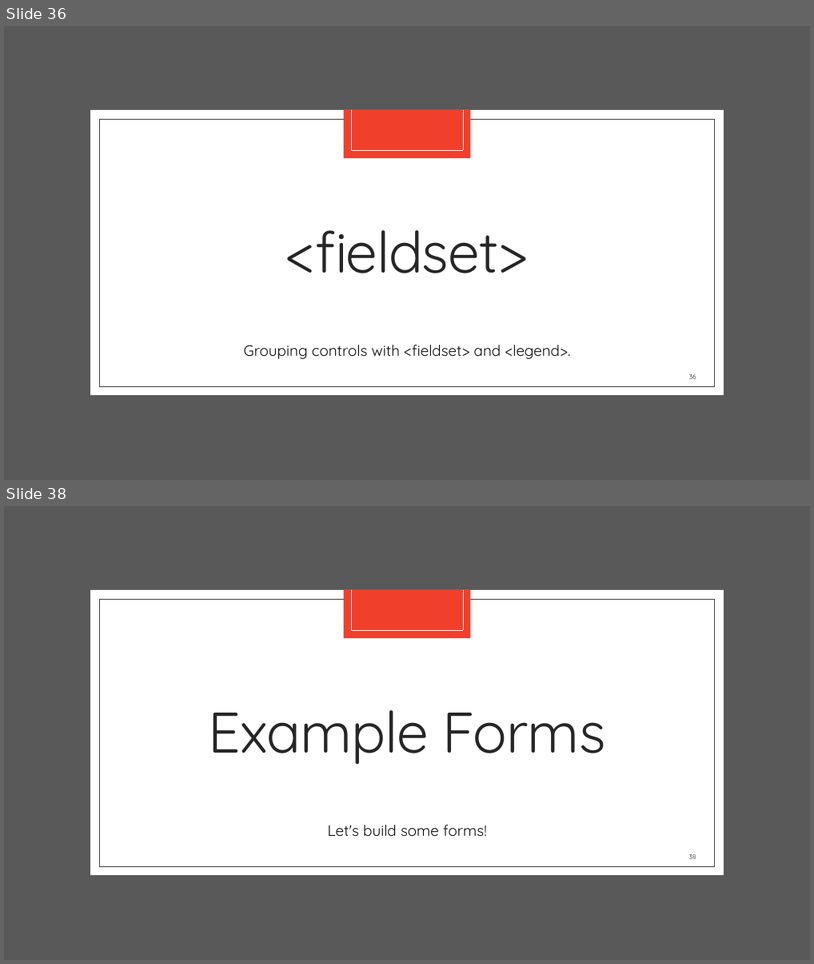
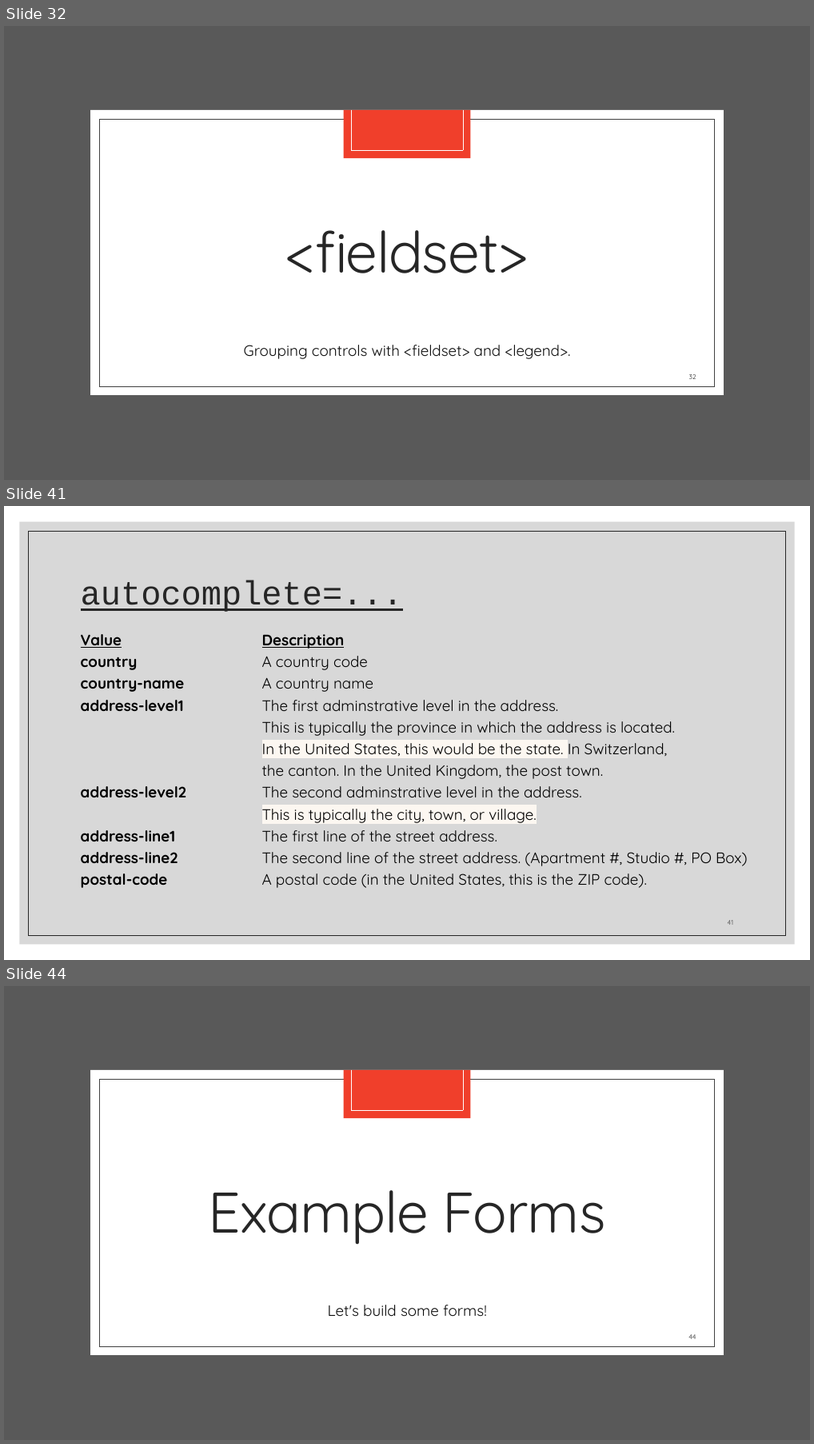
Before and after one commit to zackstotts/base-node-curriculum, a slide deck: unit_00/html_review/02 HTML Forms.pptx. Shown one above the other, each under a label of ours: slides 36 and 38 before the commit, slides 32, 41 and 44 after it; the slides between them are not shown. The pictures are 814x964 and 814x1444 pixels, drawn with LibreOffice and Linux fonts; fonts in the diff are those of the drawing. Boxes give left, top, right and bottom in pixels: in the first picture for what was removed or moved away, otherwise in the second. Text is boxed around its words. In the diff, an @@ line names an element or a change of style, - is before the commit and + after.

```diff
--- a/unit_00/html_review/02 HTML Forms.pptx
+++ b/unit_00/html_review/02 HTML Forms.pptx
@@ slide 41 added at (4,506,810,960), background #FFFFFF @@
@@ rectangle added at (20,522,795,944), fill #BFBFBF at 60% opacity @@
@@ rectangle added at (29,531,786,935), outline #262626 0.5 pt @@
@@ title added at (81,580,403,612), 40 pt, text #262626, underline @@
+autocomplete=...
@@ text added at (81,634,748,888), 18 pt, text #000000 @@
+Value Description
+country A country code
+country-name A country name
+address-level1 The first adminstrative level in the address.
+This is typically the province in which the address is located.
+In the United States, this would be the state. In Switzerland,
+the canton. In the United Kingdom, the post town.
+address-level2 The second adminstrative level in the address.
+This is typically the city, town, or village.
+address-line1 The first line of the street address.
+address-line2 The second line of the street address. (Apartment #, Studio #, PO Box)
+postal-code A postal code (in the United States, this is the ZIP code).
@@ page number added at (728,920,734,924), 8 pt, text #404040 @@
+41
@@ what was slide 36 is now slide 32 @@
@@ page number at (690,374,697,379): text changed @@
-36
+32
@@ what was slide 38 is now slide 44 @@
@@ page number at (689,1334,696,1339): text changed @@
-38
+44
```
Also in this commit, not shown: 4 slides changed, 8 other slides added, 8 slides removed, 3 other files.
